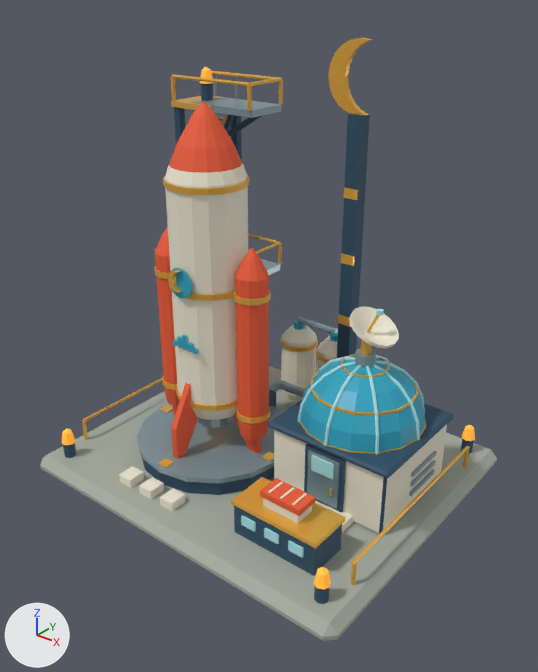
One commit to the glTF model public/assets/models/07-luna-sea/luna-lv4.glb: the scene before it, then after it.
Both versions are drawn from a 50 mm camera at (5.98, -7.5, 6.94) aimed at (0.2, -0.27, 2.45). The axes (+X, +Y, +Z) are drawn at lower left. The lights are the same throughout. The picture after the commit comes second. Where no turn or scale is listed for an object, it has been applied to the vertices. Vertices at exactly the same position are counted once.

The first picture shows 'Luna_L4', 'Moon_Tracking_Dish.003', 'Ocean_Explorer.003'.
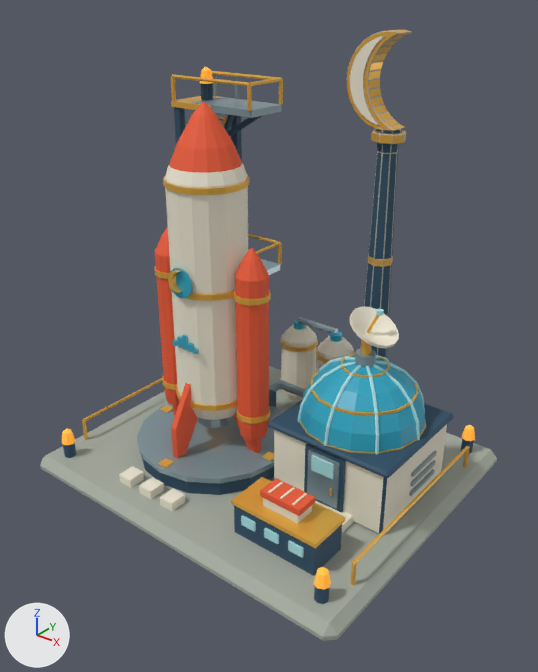
Location of each change, [x1, y1, x2, y2] in pixels of the pictures (538 x 672 px):
'Luna_L4', reshaped
    before: [40, 38, 497, 642]
    after: [40, 30, 497, 642]
part 1 of me_luna_packed, added
    after: [347, 30, 412, 131]
part 2 of me_luna_packed, added
    after: [350, 36, 385, 126]
part 3 of me_luna_packed, added
    after: [364, 128, 402, 358]
part 4 of me_luna_packed, added
    after: [368, 255, 393, 267]
part 5 of me_luna_packed, added
    after: [371, 129, 406, 144]
part 6 of me_luna_packed, deleted
    before: [344, 187, 358, 200]
part 7 of me_luna_packed, deleted
    before: [338, 314, 350, 327]
part 8 of me_luna_packed, deleted
    before: [341, 253, 355, 266]
part 9 of me_luna_packed, reshaped
    both: [200, 67, 214, 101]
part 10 of me_luna_packed, deleted
    before: [328, 38, 372, 358]

The change, as a diff of the scene's bpy script:
```diff
--- a/public/assets/models/07-luna-sea/luna-lv4.glb.py
+++ b/public/assets/models/07-luna-sea/luna-lv4.glb.py
@@ me_luna_packed @@
 # used by ob_luna_l4; location = (0.0, 0.0, 0.0)
-me_luna_packed.from_pydata(...)  # 2809 vertices, 4972 faces; spans x -2.75..2.75, y -2.33..2.33, z 0.0..6.18
+me_luna_packed.from_pydata(...)  # 3665 vertices, 6668 faces; spans x -2.75..2.75, y -2.33..2.33, z 0.0..6.28
+# me_luna_packed part 1: a new loose piece of 180 vertices spanning x 0.04..0.85, y 1.64..1.96, z 5.0..6.28
+# me_luna_packed part 2: a new loose piece of 180 vertices spanning x 0.1..0.63, y 1.62..1.65, z 5.06..6.22
+# me_luna_packed part 3: a new loose piece of 112 vertices spanning x 0.41..0.95, y 1.53..2.07, z 0.46..5.03
+# me_luna_packed part 4: a new loose piece of 48 vertices spanning x 0.49..0.87, y 1.61..1.99, z 3.04..3.16
+# me_luna_packed part 5: a new loose piece of 48 vertices spanning x 0.43..0.93, y 1.55..2.05, z 4.84..4.97
+# me_luna_packed part 6: the loose piece of 8 vertices spanning x 0.2..0.42, y 1.46..1.49, z 4.03..4.18 is deleted
+# me_luna_packed part 7: the loose piece of 8 vertices spanning x 0.2..0.42, y 1.46..1.49, z 2.03..2.17 is deleted
+# me_luna_packed part 8: the loose piece of 8 vertices spanning x 0.2..0.42, y 1.46..1.49, z 3.03..3.17 is deleted
+# me_luna_packed part 9: 16 vertices moved within x -2.05..-1.91, y 0.91..1.05, z 5.25..5.71; 120 vertices added at x -2.08..-1.88, y 0.88..1.08, z 5.25..5.71
+# me_luna_packed part 10: 52 vertices removed from x -0.19..0.45, y 1.47..1.69, z 0.3..6.18
+# other edits to the shape of me_luna_packed do not show in these pictures
 me_luna_packed.materials.append(mat_l4_stone_002)
```
